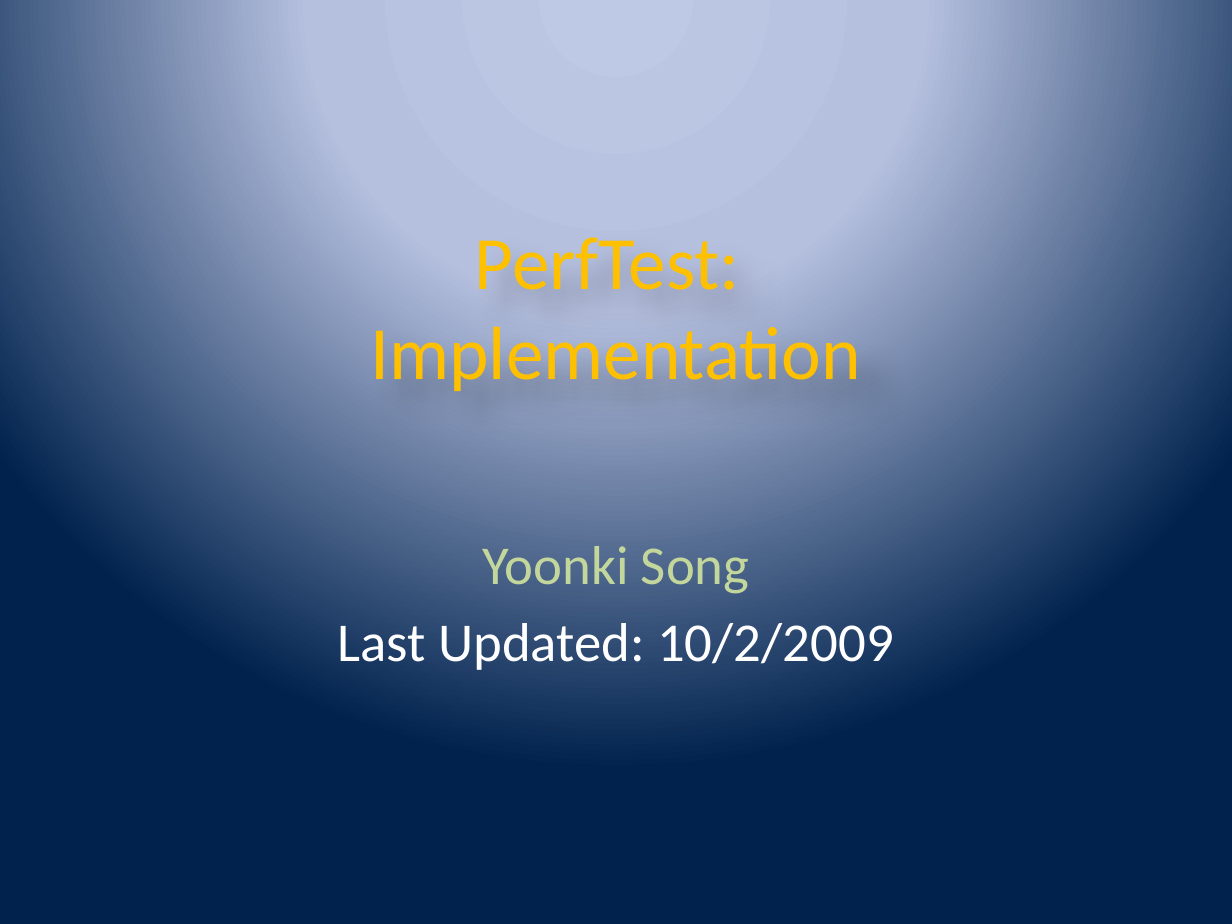
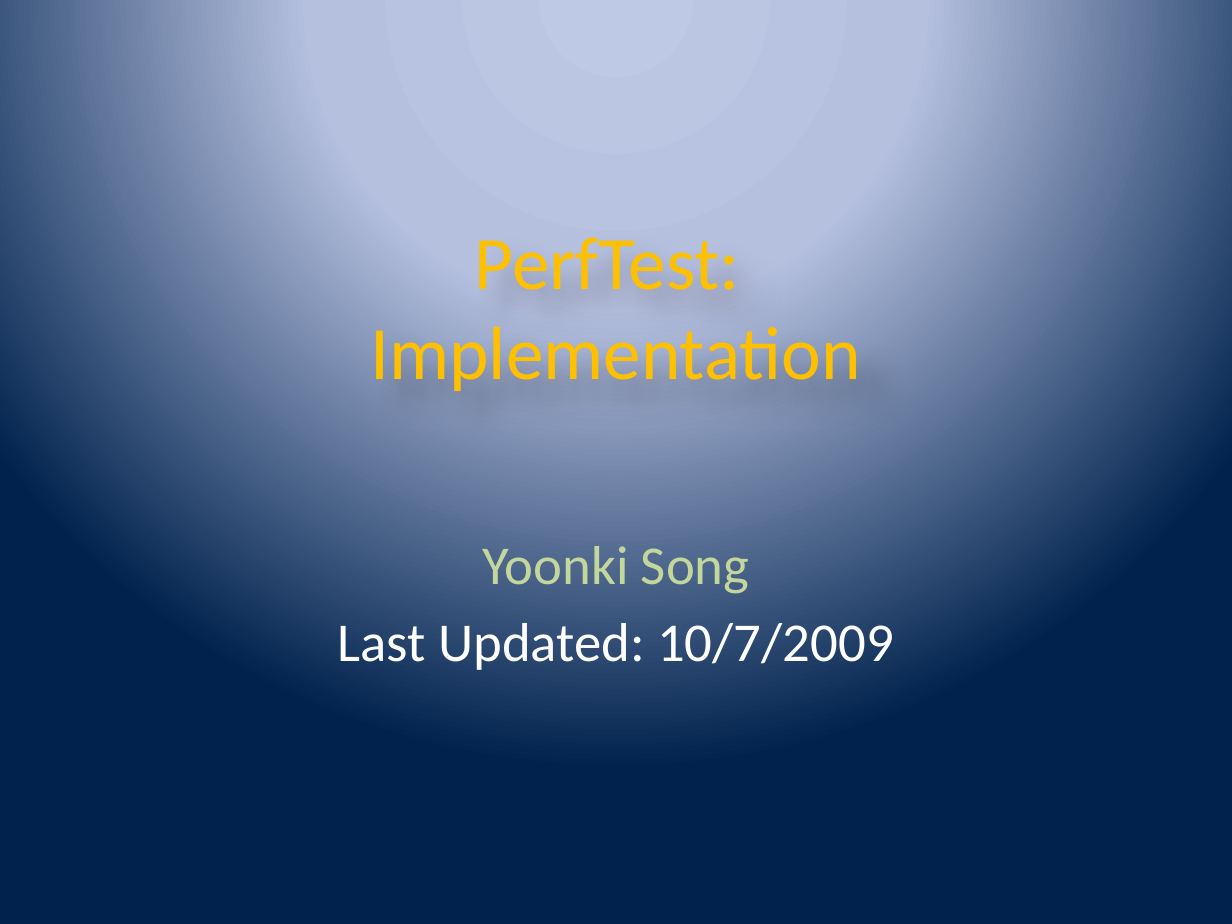
Before and after one commit to wsgan001/asegrp, a slide deck: slide 1 of papers/DRCPA/docs/PerfTest - Implementation.pptx. Drawn at 1232x924 pixels with LibreOffice and Linux fonts; fonts in the diff are those of the drawing. Boxes give left, top, right and bottom in pixels: in the first picture for what was removed or moved away, otherwise in the second. Text is boxed around its words. In the diff, an @@ line names an element or a change of style, - is before the commit and + after.

```diff
--- a/papers/DRCPA/docs/PerfTest - Implementation.pptx
+++ b/papers/DRCPA/docs/PerfTest - Implementation.pptx
@@ subtitle at <box>337,623,894,670</box>: text changed @@
-Last Updated: 10/2/2009
+Last Updated: 10/7/2009
```
Also in this commit, not shown: 4 other slides changed, 14 slides added, 1 slide removed, 3 other files.
